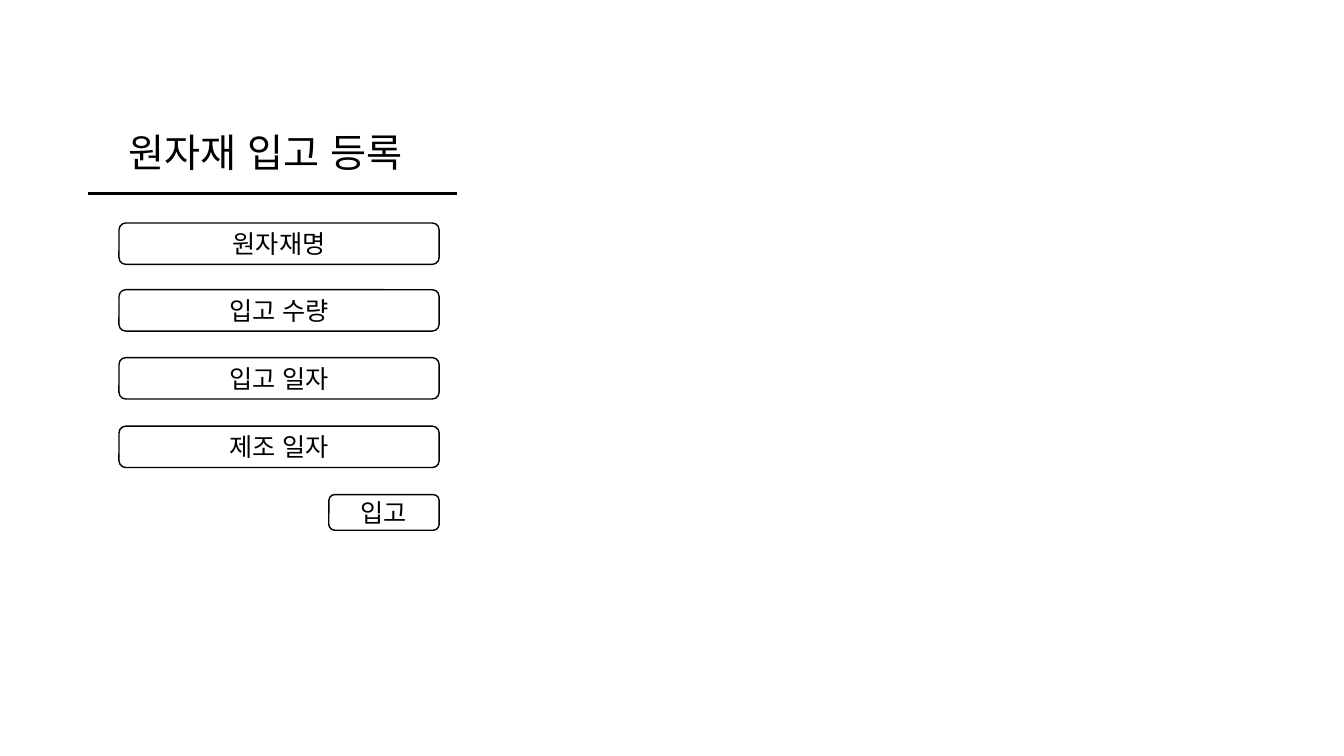
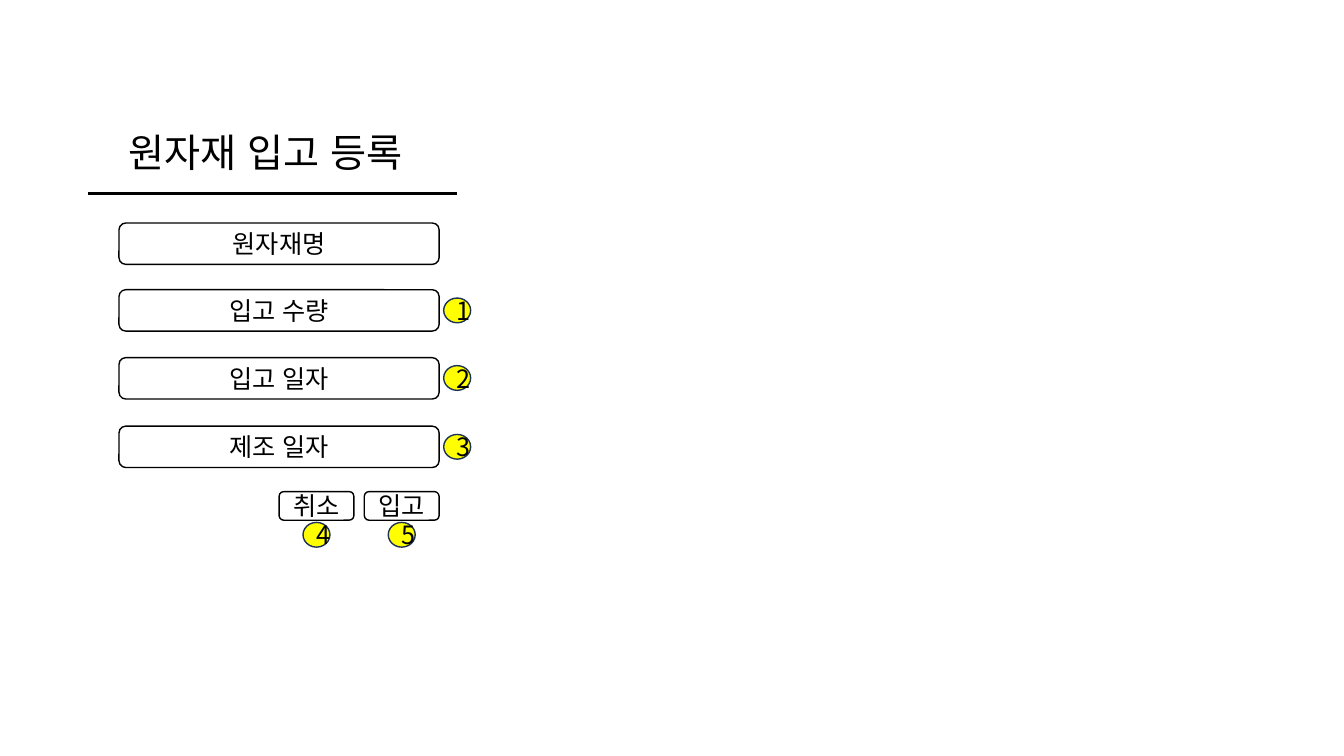
Before and after one commit to wjdgotjd28-del/mes_tripleJ, a slide deck: slide 2 of 화면설계서/원자재 입출고 관리 페이지.pptx. Drawn at 1344x756 pixels with LibreOffice and Linux fonts; fonts in the diff are those of the drawing. Boxes give left, top, right and bottom in pixels: in the first picture for what was removed or moved away, otherwise in the second. Text is boxed around its words. In the diff, an @@ line names an element or a change of style, - is before the commit and + after.

```diff
--- a/화면설계서/원자재 입출고 관리 페이지.pptx
+++ b/화면설계서/원자재 입출고 관리 페이지.pptx
@@ ellipse added at (444, 298, 471, 324), fill #FFFF00, outline #1E3256 1 pt, 18 pt, text #000000 @@
+1
@@ ellipse added at (444, 366, 471, 391), fill #FFFF00, outline #1E3256 1 pt, 18 pt, text #000000 @@
+2
@@ ellipse added at (444, 435, 471, 460), fill #FFFF00, outline #1E3256 1 pt, 18 pt, text #000000 @@
+3
@@ rounded rectangle added at (279, 492, 354, 520), fill #FFFFFF, outline #000000 1 pt, 18 pt, text #000000 @@
+취소
@@ rounded rectangle "입고": place and size @@
-rounded rectangle "입고" at (329, 495, 439, 530)
+rounded rectangle "입고" at (364, 492, 439, 520)
@@ ellipse added at (303, 522, 331, 547), fill #FFFF00, outline #1E3256 1 pt, 18 pt, text #000000 @@
+4
@@ ellipse added at (388, 522, 415, 547), fill #FFFF00, outline #1E3256 1 pt, 18 pt, text #000000 @@
+5
```
Also in this commit, not shown: 6 other slides changed, 3 other files.
